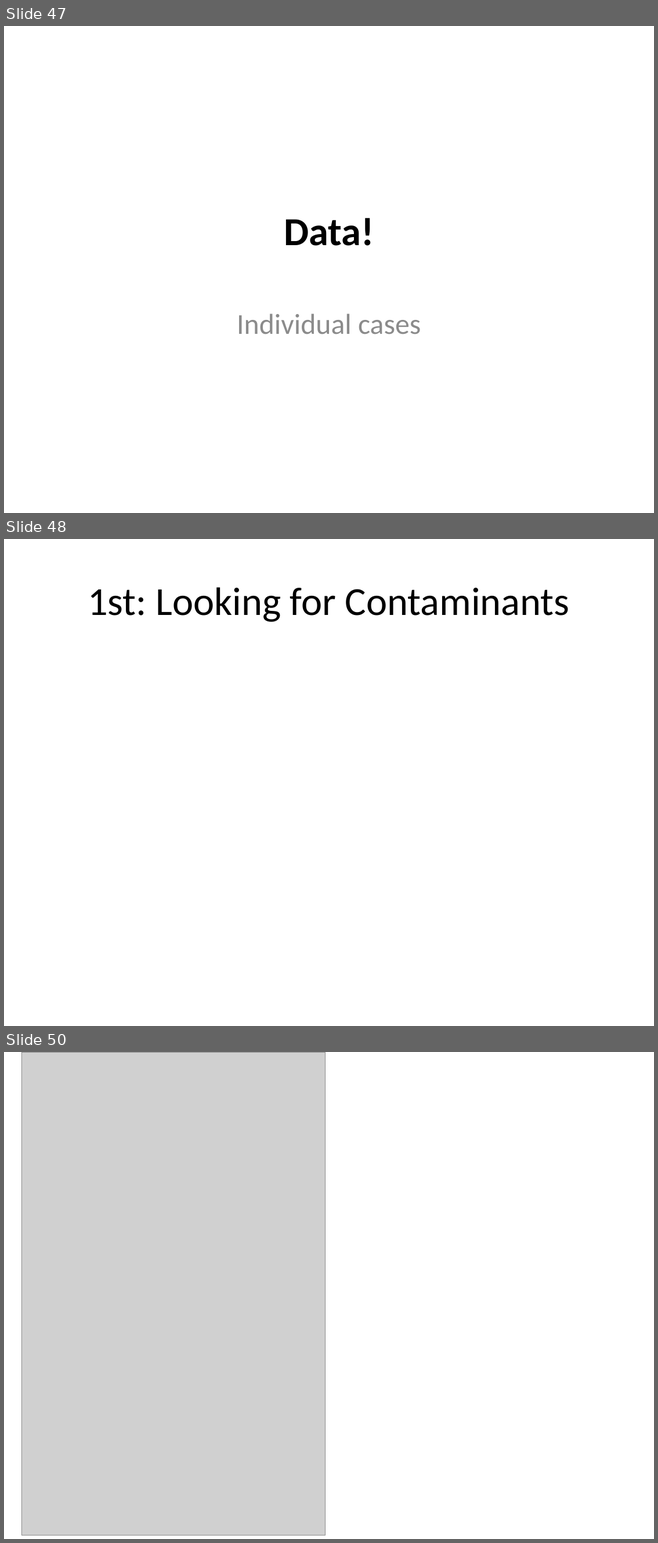
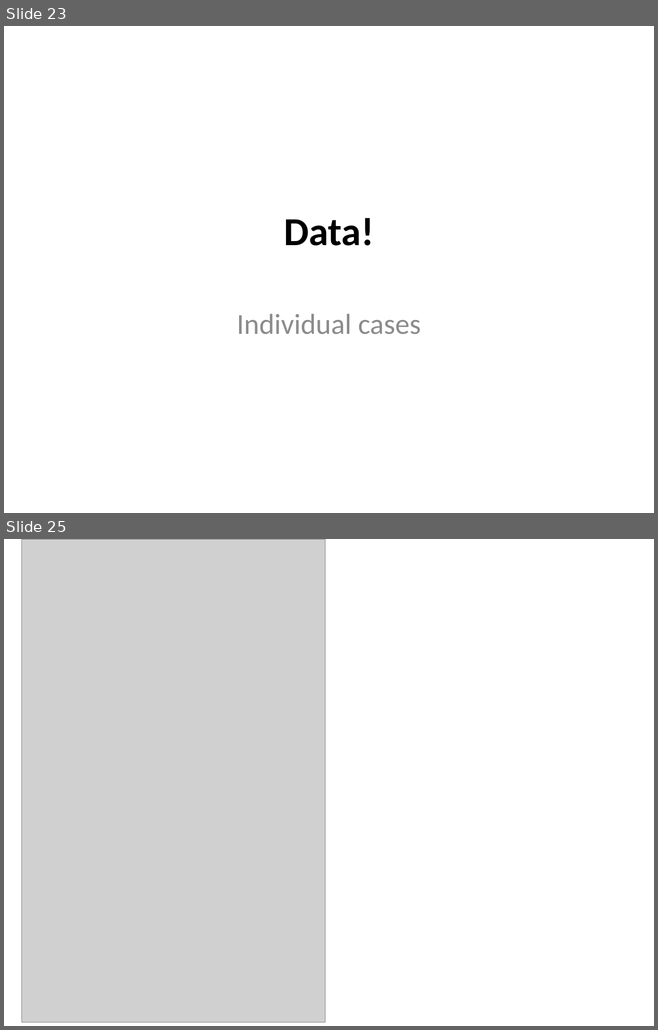
Before and after one commit to Adrifelcha/Adrifelcha, a slide deck: Tesis/Presentaciones/Felisa - Michael Lee.pptx. Shown one above the other, each under a label of ours: slides 47, 48 and 50 before the commit, slides 23 and 25 after it; the slides between them are not shown. The pictures are 658x1543 and 658x1030 pixels, drawn with LibreOffice and Linux fonts; fonts in the diff are those of the drawing; grey boxes stand for pictures. Boxes give left, top, right and bottom in pixels: in the first picture for what was removed or moved away, otherwise in the second. Text is boxed around its words. In the diff, an @@ line names an element or a change of style, - is before the commit and + after.

```diff
--- a/Tesis/Presentaciones/Felisa - Michael Lee.pptx
+++ b/Tesis/Presentaciones/Felisa - Michael Lee.pptx
@@ slide 48 removed at (4,539,654,1026), background #FFFFFF @@
@@ title removed at (88,587,570,622) @@
-1st: Looking for Contaminants
@@ what was slide 47 is now slide 23 @@
@@ what was slide 50 is now slide 25 @@
```
Also in this commit, not shown: 2 slides changed, 1 slide added, 29 other slides removed, 6 other files.
